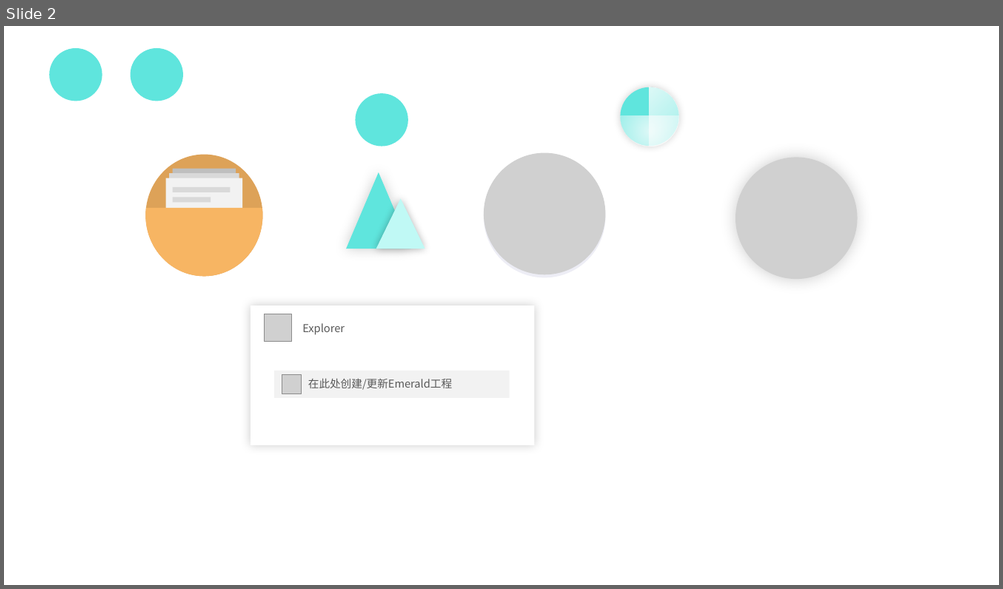
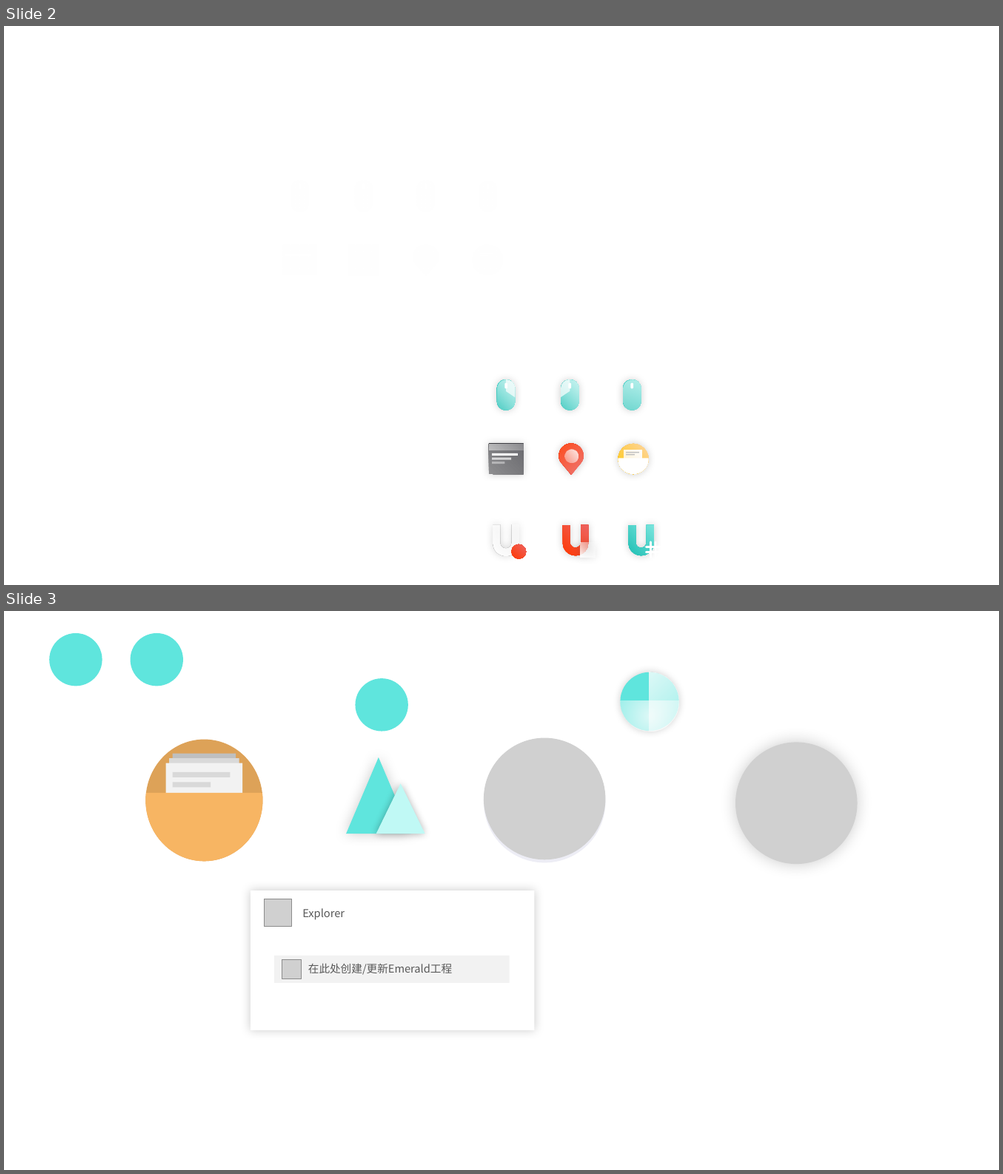
Before and after one commit to buger404/Emerald, a slide deck: UI.pptx. Shown one above the other, each under a label of ours: slide 2 before the commit, slides 2 and 3 after it. The pictures are 1003x589 and 1003x1174 pixels, drawn with LibreOffice and Linux fonts; fonts in the diff are those of the drawing; grey boxes stand for pictures. Boxes give left, top, right and bottom in pixels: in the first picture for what was removed or moved away, otherwise in the second. Text is boxed around its words. In the diff, an @@ line names an element or a change of style, - is before the commit and + after.

```diff
--- a/UI.pptx
+++ b/UI.pptx
@@ slide 2 added at bbox=[4, 26, 999, 585], background #FFFFFF @@
@@ rounded rectangle added at bbox=[290, 181, 308, 211], fill gradient #FFFFFF @@
@@ freeform shape added at bbox=[299, 181, 308, 198], fill #FFFFFF at 30% opacity @@
@@ rounded rectangle added at bbox=[355, 181, 373, 211], fill gradient #FFFFFF @@
@@ freeform shape added at bbox=[355, 181, 364, 198], fill #FFFFFF at 30% opacity @@
@@ rounded rectangle added at bbox=[417, 181, 435, 211], fill gradient #FFFFFF @@
@@ rounded rectangle added at bbox=[478, 181, 496, 211], fill gradient #FFFFFF @@
@@ rounded rectangle added at bbox=[298, 184, 301, 190], fill #FFFFFF @@
@@ rounded rectangle added at bbox=[362, 184, 365, 190], fill #FFFFFF @@
@@ rounded rectangle added at bbox=[424, 184, 427, 190], fill #FFFFFF @@
@@ rounded rectangle added at bbox=[486, 184, 489, 190], fill #FFFFFF @@
@@ rounded rectangle added at bbox=[348, 244, 379, 276], fill gradient #FFFFFF @@
@@ freeform shape added at bbox=[348, 244, 379, 276], fill gradient #FFFFFF @@
@@ freeform shape added at bbox=[413, 244, 438, 276], fill gradient #FFFFFF @@
@@ group added at bbox=[282, 244, 316, 275]: 4 rectangles, 1 rounded rectangle @@
@@ ellipse added at bbox=[419, 249, 432, 264], fill gradient #FFFFFF @@
@@ group added at bbox=[472, 244, 504, 276]: 3 rectangles, 1 ellipse, 1 freeform shape @@
@@ rounded rectangle added at bbox=[623, 380, 640, 410], fill gradient #7BE5DD to #1FBFB4 @@
@@ rounded rectangle added at bbox=[623, 380, 640, 410], fill gradient #FFFFFF @@
@@ group added at bbox=[497, 380, 515, 411]: 3 rounded rectangles, 1 freeform shape @@
@@ group added at bbox=[560, 380, 578, 410]: 3 rounded rectangles, 1 freeform shape @@
@@ rounded rectangle added at bbox=[631, 383, 634, 389], fill #FFFFFF @@
@@ freeform shape added at bbox=[559, 444, 583, 475], fill gradient #FE3802 to #E9403A @@
@@ freeform shape added at bbox=[559, 444, 583, 475], fill gradient #FFFFFF @@
@@ group added at bbox=[489, 445, 523, 475]: 4 rectangles, 2 rounded rectangles @@
@@ ellipse added at bbox=[564, 450, 578, 463], fill gradient #FFFFFF @@
@@ group added at bbox=[618, 444, 649, 475]: 3 rectangles, 2 ellipses, 1 freeform shape @@
@@ freeform shape added at bbox=[493, 526, 519, 557], fill gradient #FFFFFF @@
@@ freeform shape added at bbox=[563, 526, 588, 557], fill gradient #ED6461 to #FE3802 @@
@@ freeform shape added at bbox=[629, 526, 654, 557], fill gradient #7BE5DD to #1FBFB4 @@
@@ ellipse added at bbox=[512, 545, 526, 560], fill gradient #ED6461 to #FE3802 @@
@@ rectangle added at bbox=[580, 543, 595, 558], fill gradient #FFFFFF @@
@@ group added at bbox=[646, 543, 660, 558]: 4 lines @@
@@ what was slide 2 is now slide 3 @@
```
Also in this commit, not shown: 1 slide changed, 32 other files.
